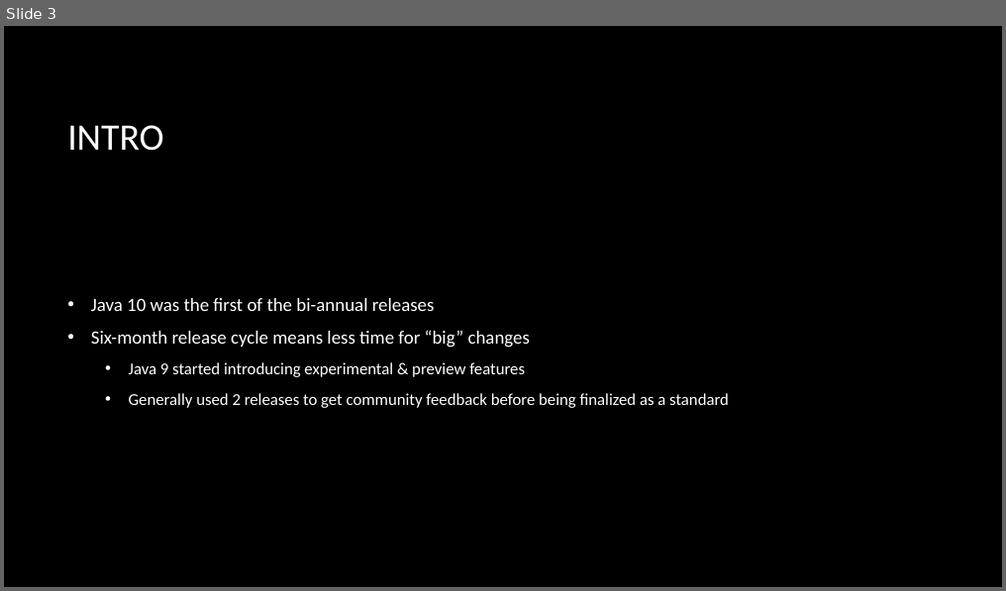
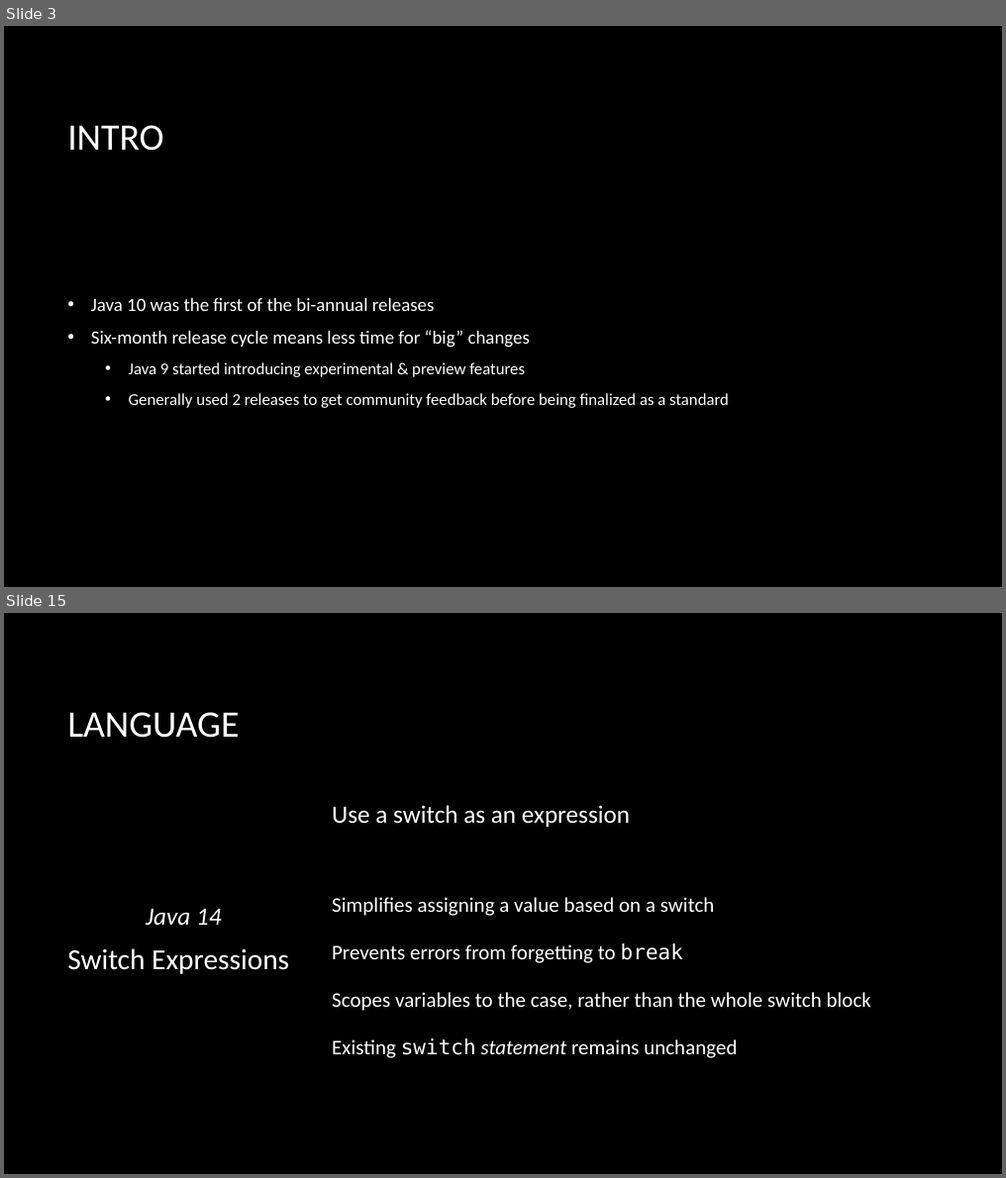
Before and after one commit to macdaddyaz/modern-java, a slide deck: Java 9 and up.pptx. Shown one above the other, each under a label of ours: slide 3 before the commit, slides 3 and 15 after it; the slides between them are not shown. The pictures are 1006x591 and 1006x1178 pixels, drawn with LibreOffice and Linux fonts; fonts in the diff are those of the drawing; background and template pictures are left out. Boxes give left, top, right and bottom in pixels: in the first picture for what was removed or moved away, otherwise in the second. Text is boxed around its words. In the diff, an @@ line names an element or a change of style, - is before the commit and + after.

Commit message:
Complete "Language" section of presentation

```diff
--- a/Java 9 and up.pptx
+++ b/Java 9 and up.pptx
@@ slide 15 added at (4, 613, 1002, 1174), background picture (left out) @@
@@ title added at (67, 712, 239, 738), 36 pt, text #FFFFFF @@
+LANGUAGE
@@ text added at (332, 805, 871, 1059), 20 pt, text #FFFFFF @@
+Use a switch as an expression
+Simplifies assigning a value based on a switch
+Prevents errors from forgetting to break
+Scopes variables to the case, rather than the whole switch block
+Existing switch statement remains unchanged
@@ text added at (67, 908, 289, 974), 28 pt, text #FFFFFF @@
+Java 14
+Switch Expressions
```
Also in this commit, not shown: 6 slides changed, 15 other slides added.
